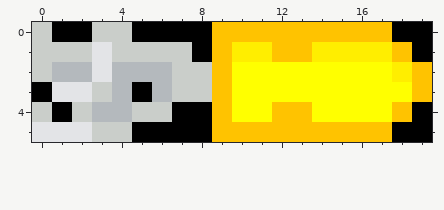
Two versions of one pixel-art sprite, Dual-Punk/Assets/Sprites/Weapons/Bullets/bullet2.png. The picture above was drawn from the file before the commit.
The file is 20x6 pixels.
Now the later version:
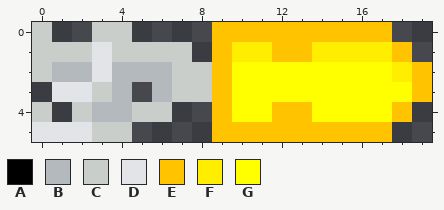
Palette (. is transparent): A #000000  B #b4b9bd  C #caceca  D #e3e4e7  E #ffc300  F #ffee00  G #ffff00
From old to new:
{"y":0,"x":1,"old":"AA","new":".."}
{"y":0,"x":5,"old":"AAAA","new":"...."}
{"y":0,"x":18,"old":"AA","new":".."}
{"y":1,"x":8,"old":"A","new":"."}
{"y":1,"x":19,"old":"A","new":"."}
{"y":3,"x":0,"old":"A","new":"."}
{"y":3,"x":5,"old":"A","new":"."}
{"y":4,"x":1,"old":"A","new":"."}
{"y":4,"x":7,"old":"AA","new":".."}
{"y":4,"x":19,"old":"A","new":"."}
{"y":5,"x":5,"old":"AAAA","new":"...."}
{"y":5,"x":18,"old":"AA","new":".."}
{"label":"erased","picture_box":[32,22,212,142]}
{"label":"erased","picture_box":[392,22,432,142]}
